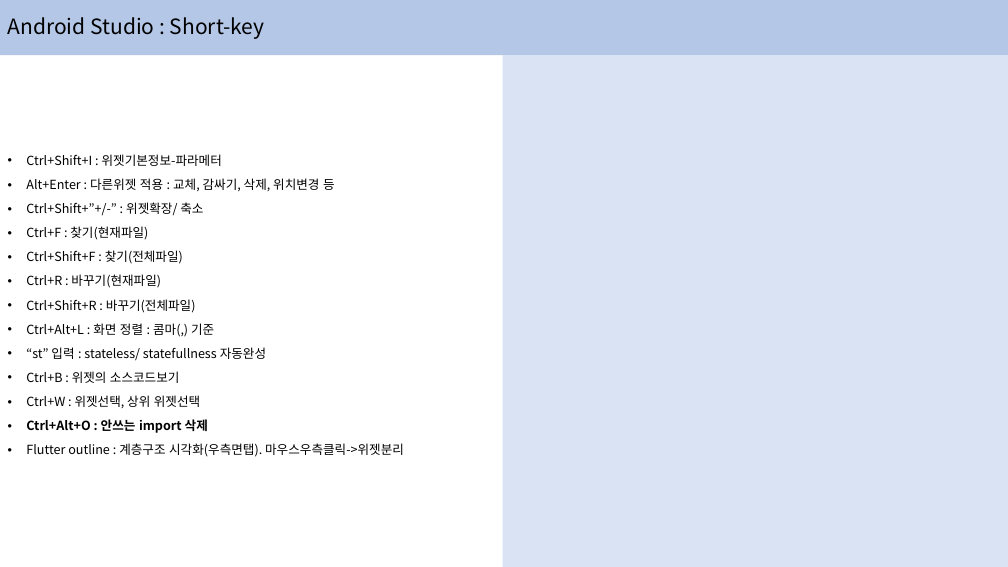
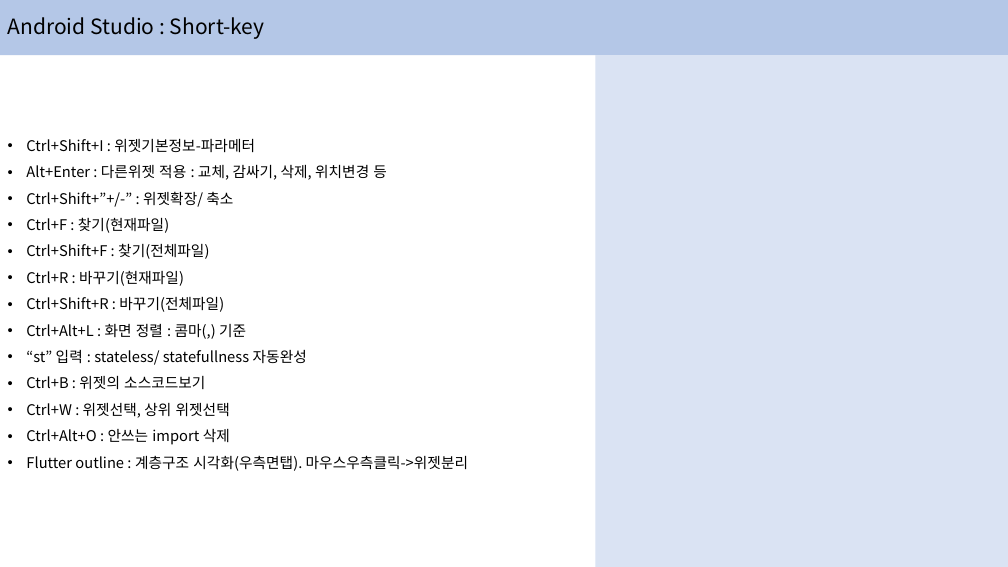
Before and after one commit to hongjaikim/lecture, a slide deck: slide 12 of flutter/Google_Flutter_-2.pptx. Drawn at 1008x567 pixels with LibreOffice and Linux fonts; fonts in the diff are those of the drawing. Boxes give left, top, right and bottom in pixels: in the first picture for what was removed or moved away, otherwise in the second. Text is boxed around its words. In the diff, an @@ line names an element or a change of style, - is before the commit and + after.

```diff
--- a/flutter/Google_Flutter_-2.pptx
+++ b/flutter/Google_Flutter_-2.pptx
@@ text "Ctrl+Shift+I : 위젯기본정보-파라메터" at bbox=[26, 139, 468, 471]: size 12 to 14 pt; bold off in "Ctrl+Alt+O : 안쓰는 import 삭제" @@
@@ rectangle: place and size @@
-rectangle at bbox=[503, 55, 1008, 567]
+rectangle at bbox=[596, 55, 1008, 567]
```
Also in this commit, not shown: 25 other slides changed, 6 slides added, 3 other files.
